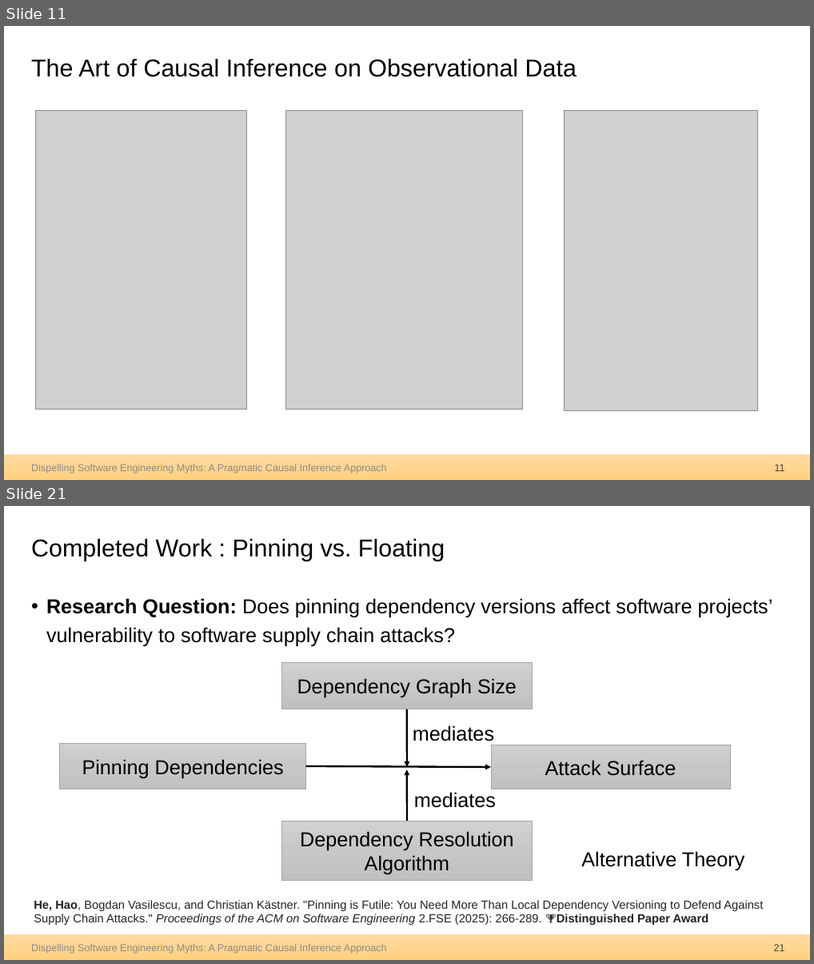
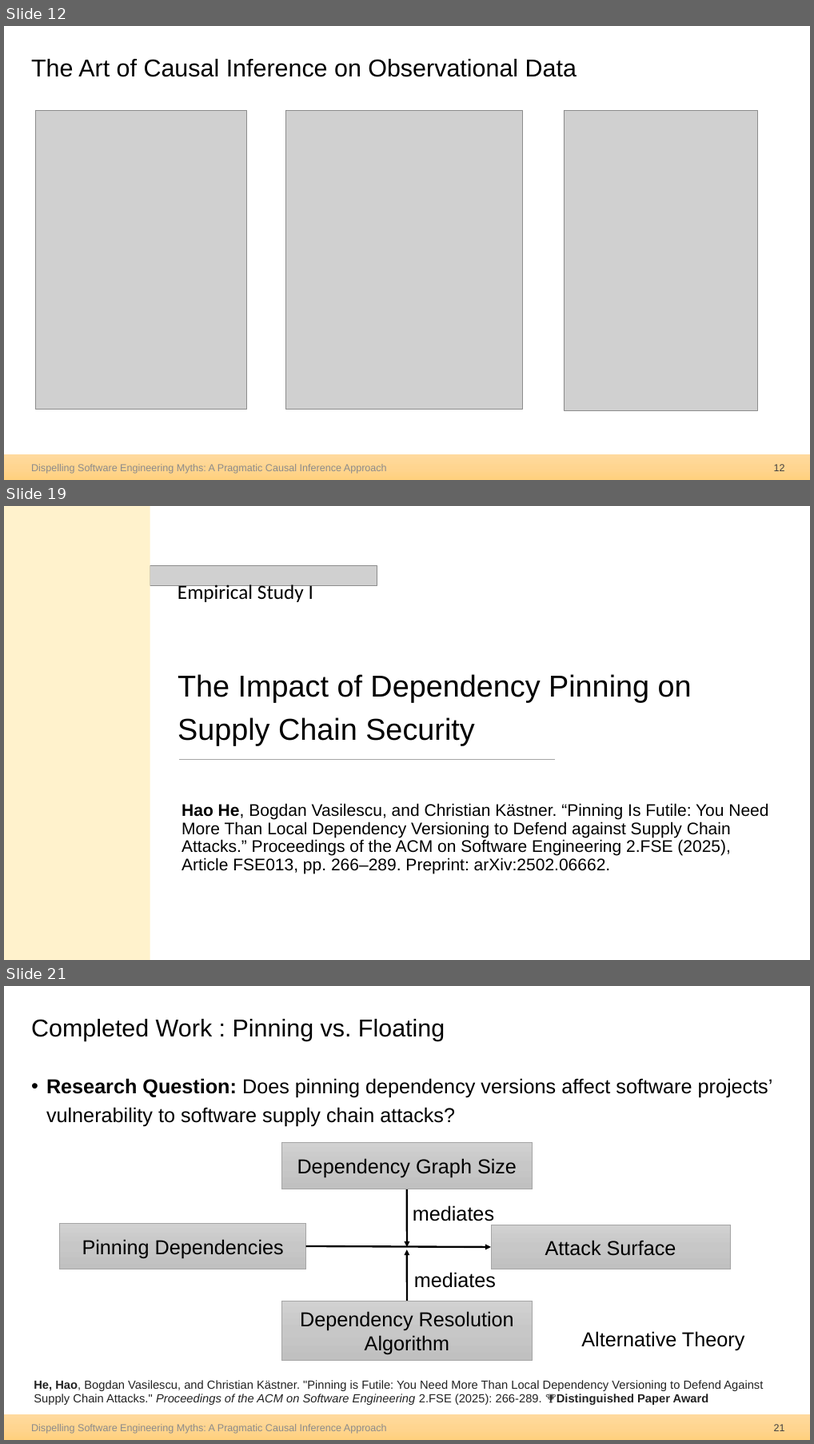
Before and after one commit to hehao98/Thesis, a slide deck: 2026.09.21-Thesis Defense.pptx. Shown one above the other, each under a label of ours: slides 11 and 21 before the commit, slides 12, 19 and 21 after it; the slides between them are not shown. The pictures are 814x964 and 814x1444 pixels, drawn with LibreOffice and Linux fonts; fonts in the diff are those of the drawing; grey boxes stand for pictures. Boxes give left, top, right and bottom in pixels: in the first picture for what was removed or moved away, otherwise in the second. Text is boxed around its words. In the diff, an @@ line names an element or a change of style, - is before the commit and + after.

```diff
--- a/2026.09.21-Thesis Defense.pptx
+++ b/2026.09.21-Thesis Defense.pptx
@@ slide 19 added at [4, 506, 810, 960], background #FFFFFF @@
@@ rectangle added at [4, 506, 150, 960], fill #FFF2CC @@
@@ picture added at [150, 565, 378, 586] @@
@@ text added at [178, 582, 314, 602], 24 pt, text #000000 @@
+Empirical Study I
@@ title added at [178, 674, 692, 746], 36 pt, text #000000 @@
+The Impact of Dependency Pinning on Supply Chain Security
@@ line added from (179, 760) to (556, 760), #A6A6A6 1 pt @@
@@ subtitle added at [182, 803, 769, 873], 20 pt, text #000000 @@
+Hao He, Bogdan Vasilescu, and Christian Kästner. “Pinning Is Futile: You Need More Than Local Dependency Versioning to Defend against Supply Chain Attacks.” Proceedings of the ACM on Software Engineering 2.FSE (2025), Article FSE013, pp. 266–289. Preprint: arXiv:2502.06662.
@@ what was slide 11 is now slide 12 @@
@@ page number at [774, 464, 786, 471]: text changed @@
-11
+12
```
Also in this commit, not shown: 10 slides changed, 3 other slides added, 18 slides removed.
